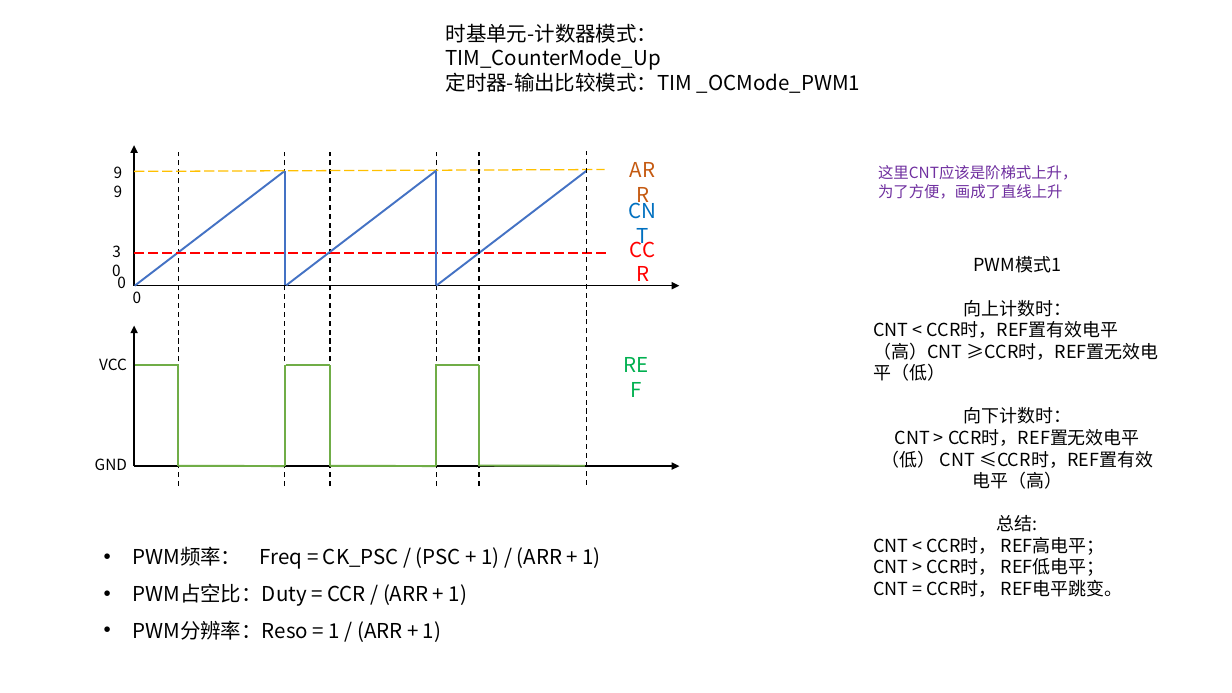
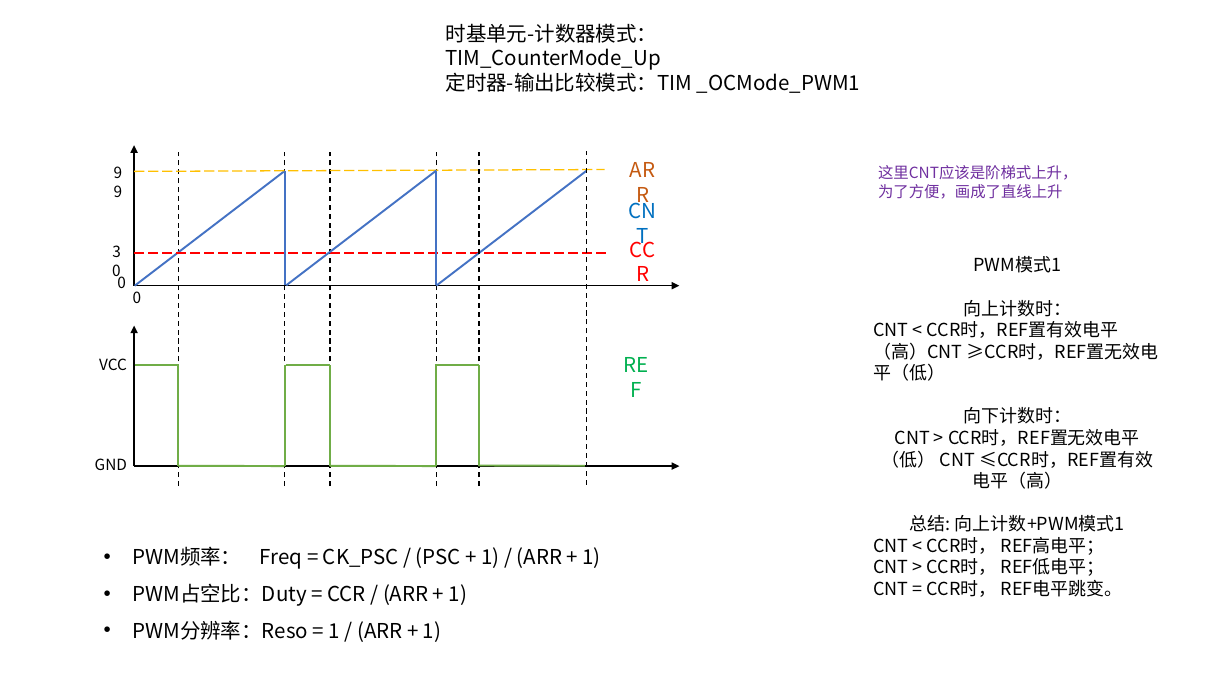
Before and after one commit to ZQuanCheng/stm32_study, a slide deck: slide 3 of 江科大自化协/笔记中自画图或照片/STM32F10x-通用定时器/定时器计数模式 - 定时器输出比较PWM模式1.pptx (slide 2 before the commit). Drawn at 1232x693 pixels with LibreOffice and Linux fonts; fonts in the diff are those of the drawing. Boxes give left, top, right and bottom in pixels: in the first picture for what was removed or moved away, otherwise in the second. Text is boxed around its words. In the diff, an @@ line names an element or a change of style, - is before the commit and + after.

```diff
--- a/江科大自化协/笔记中自画图或照片/STM32F10x-通用定时器/定时器计数模式 - 定时器输出比较PWM模式1.pptx
+++ b/江科大自化协/笔记中自画图或照片/STM32F10x-通用定时器/定时器计数模式 - 定时器输出比较PWM模式1.pptx
@@ text at (910, 515, 1125, 532): text changed @@
-总结:
+总结: 向上计数+PWM模式1
```
Also in this commit, not shown: 2 other slides changed, 2 slides added, 7 other files.
